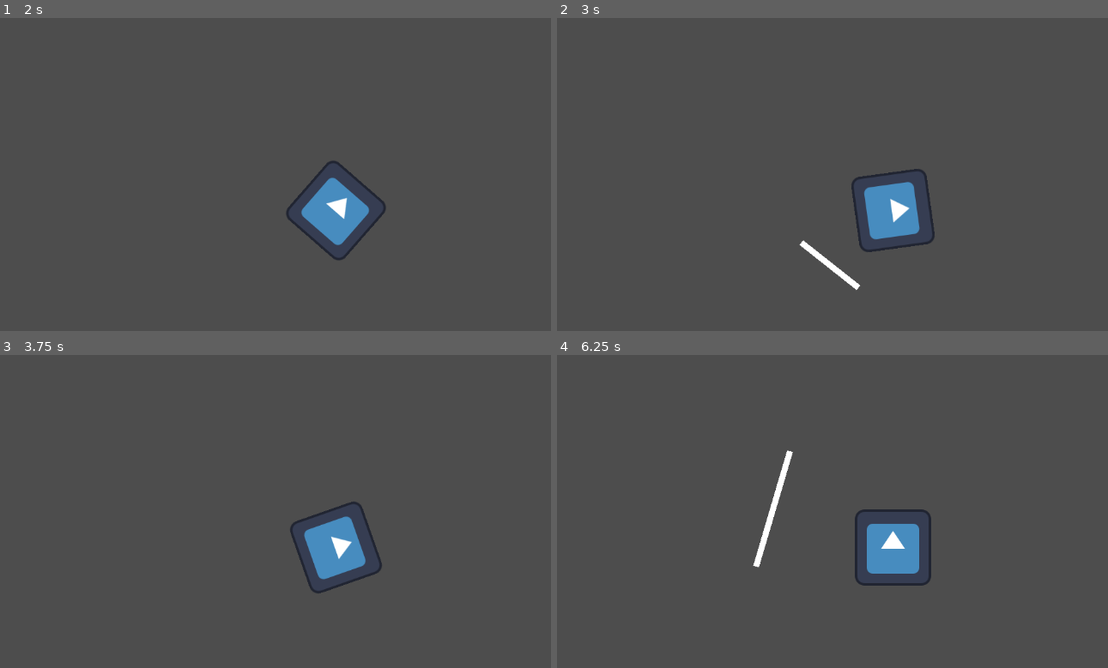
Above: before the commit, frames 1-4 (two rows, left to right).
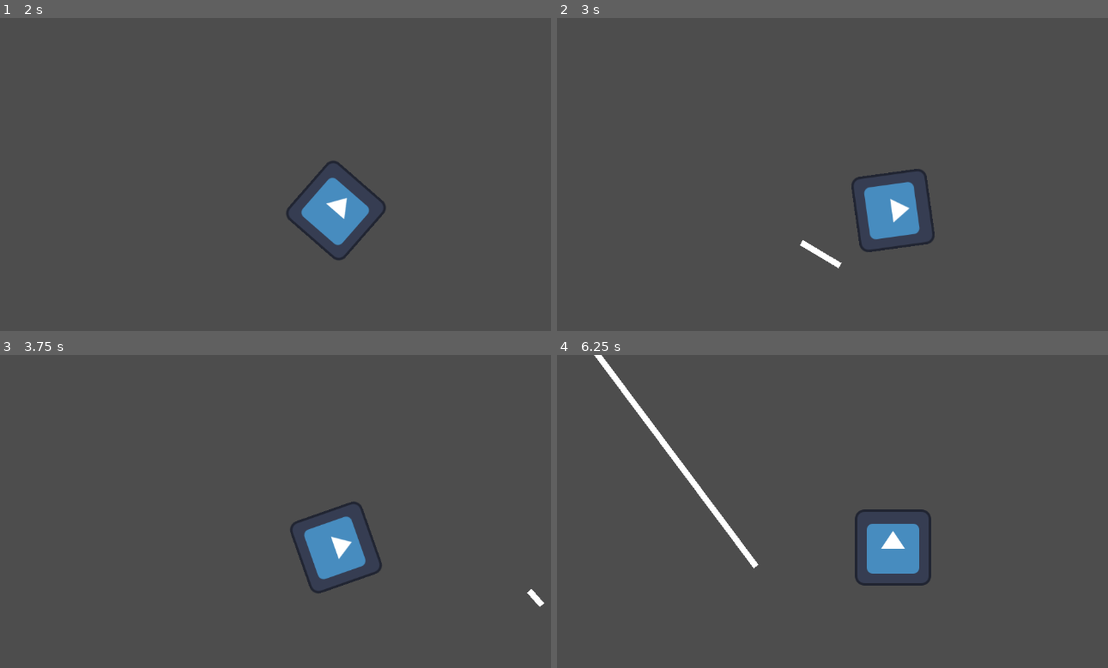
Above: after the commit, the same moments.

Repository: Dolphus2/NordicGameJam2026
Game: Godot game, scene res://scenes/game.tscn
Same seed, same stepped clock (60 frames per second), same inputs: the game is played once before the commit and once after it. The engine's default icon, where the game draws it, is replaced by a stand-in: a white triangle on a blue panel in a dark square.
Inputs (mouse positions are in pixels of both pictures, inside the frame that each line leads up to):
- Up to frame 1 (2 s): tap Enter at 0.5 s; move the mouse to (484, 190) at 0.52 s; hold E (roll_right) 0.53-1.25 s; click (484, 190) at 0.67 s; drag from (198, 230) to (303, 287) at 1.27 s
- Up to frame 2 (3 s): move the mouse to (959, 124) at 2.02 s; hold E (roll_right) 2.03-2.75 s; click (959, 124) at 2.17 s; drag from (860, 287) to (689, 152) at 2.77 s
- Up to frame 3 (3.75 s): move the mouse to (539, 605) at 3.52 s; hold Q (roll_left) from 3.53 s (still down); click (539, 605) at 3.67 s
- Up to frame 4 (6.25 s): release Q (roll_left) at 4.25 s; drag from (689, 489) to (788, 452) at 4.27 s; move the mouse to (926, 549) at 5.02 s; hold Q (roll_left) 5.03-5.75 s; click (926, 549) at 5.17 s; drag from (788, 452) to (755, 567) at 5.77 s

Frame 1 is identical in both runs. In frame 2, 0.3% of the frame differs, in the area x 43-56%, y 70-88%; in frame 3, less than 0.1%; in frame 4, 1.4%, in the area x 6-43%, y 0-69%.

Commit message:
added throwing mass with dummy values

Diff:
--- a/scripts/player.gd
+++ b/scripts/player.gd
@@ -2,10 +2,25 @@
 
 @export var speed = 400
 
-const SPEED = 300.0
-const JUMP_VELOCITY = -400.0
+#const SPEED = 300.0
+#const JUMP_VELOCITY = -400.0
 const ROT_SPEED = 1
-const ACCELERATION = 200
+#const ACCELERATION = 200
+const THROW_SPEED = 100
+# Keep between 0-1, 1 is real conservation of momentum, 0 ignores the previous momentum.
+const PREV_MOMENTUM_FACTOR = 1
+
+
+func throw_mass(slice_start: Vector2, slice_end: Vector2, small_area: float):
+	# TODO: Find out what direction is towards the small volume
+	var throw_dir: Vector2 = Vector2(
+		slice_start[1]-slice_end[1],
+		slice_start[0]-slice_end[0]
+		).normalized()
+
+	# TODO: DUMMY, Extract volume of polygon2D
+	const DUMMY_INIT_AREA = 20
+	velocity = 1/(DUMMY_INIT_AREA-small_area) * (PREV_MOMENTUM_FACTOR * DUMMY_INIT_AREA * velocity - small_area * THROW_SPEED * throw_dir)
 
 func get_determinant(p1, p2) -> float:
 	return p1.x * p2.y - p2.x * p1.y
@@ -48,12 +63,11 @@
 
 	var rotation_direction := Input.get_axis("roll_left", "roll_right")
 	rotation += rotation_direction * ROT_SPEED * delta
-
-	if Input.is_action_pressed("accel"):
-		velocity += - delta * ACCELERATION * transform.y
-		# velocity.y += delta * ACCELERATION * sin(orientation)
-	# print(rotation)
-	# print(position)
+	#if Input.is_action_pressed("accel"):
+		#velocity += - delta * ACCELERATION * transform.y
+		## velocity.y += delta * ACCELERATION * sin(orientation)
+	## print(rotation)
+	## print(position)
 
 	var p1 = Vector2(0, 70)
 	var p2 = Vector2(70, 35)
--- a/scripts/slicer.gd
+++ b/scripts/slicer.gd
@@ -3,6 +3,8 @@
 var slice_start: Vector2 = Vector2.ZERO
 var slice_end: Vector2 = Vector2.ZERO
 var dragging: bool = false
+
+@onready var player = $"../Player"
 
 # Potential dummy function that can be called do the slicing
 func dummy() -> void:
@@ -28,3 +30,6 @@
 				dragging = false
 				clear_points()
 				dummy()
+				# TODO: Make sure to only call throw_mass if the slice goes through the polygon fully
+				# TODO: 10.0 is a dummy small area
+				player.throw_mass(slice_start, slice_end, 10.0)
